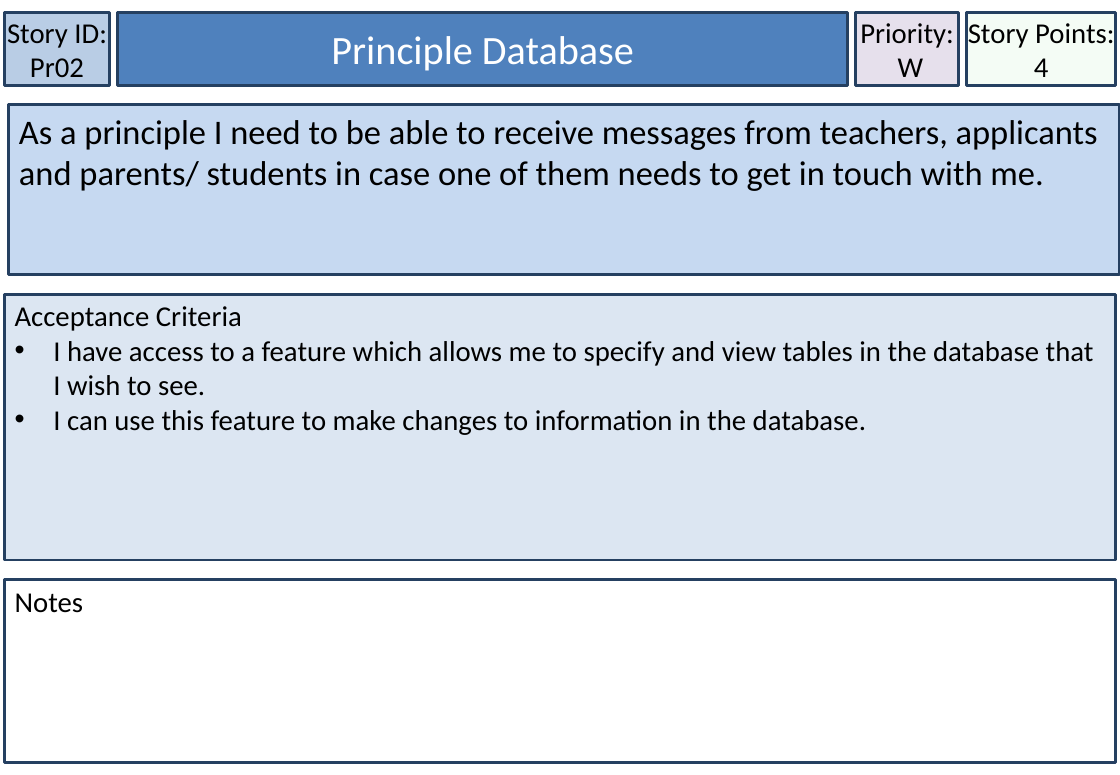
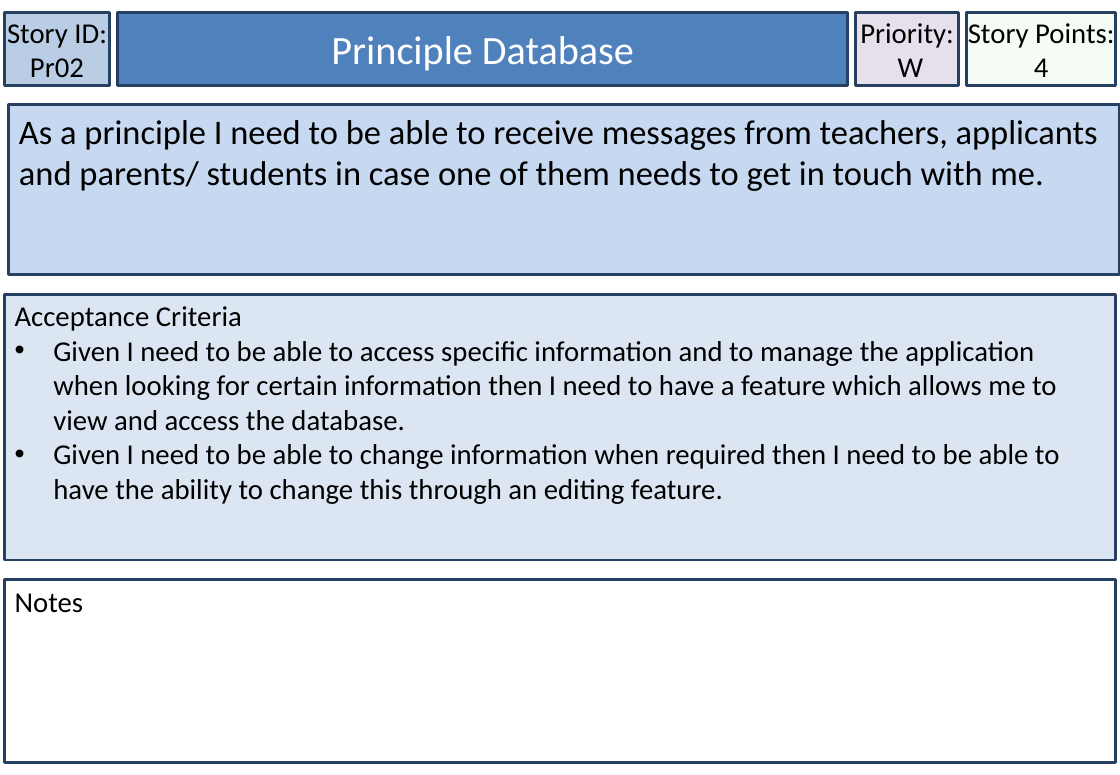
Before and after one commit to MichaelDevenish/IFB299MusicSchool, a slide deck: slide 28 of Documentation/Accpetance Criteria & User Stories/User Stories Final Format.pptx. Drawn at 1120x775 pixels with LibreOffice and Linux fonts; fonts in the diff are those of the drawing. Boxes give left, top, right and bottom in pixels: in the first picture for what was removed or moved away, otherwise in the second. Text is boxed around its words. In the diff, an @@ line names an element or a change of style, - is before the commit and + after.

```diff
--- a/Documentation/Accpetance Criteria & User Stories/User Stories Final Format.pptx
+++ b/Documentation/Accpetance Criteria & User Stories/User Stories Final Format.pptx
@@ text in rectangle at box(53, 341, 1060, 504): text changed @@
-• I have access to a feature which allows me to specify and view tables in the database that I wish to see.
-• I can use this feature to make changes to information in the database.
+• Given I need to be able to access specific information and to manage the application when looking for certain information then I need to have a feature which allows me to view and access the database.
+• Given I need to be able to change information when required then I need to be able to have the ability to change this through an editing feature.
```
Also in this commit, not shown: 18 other slides changed, 1 other file.
